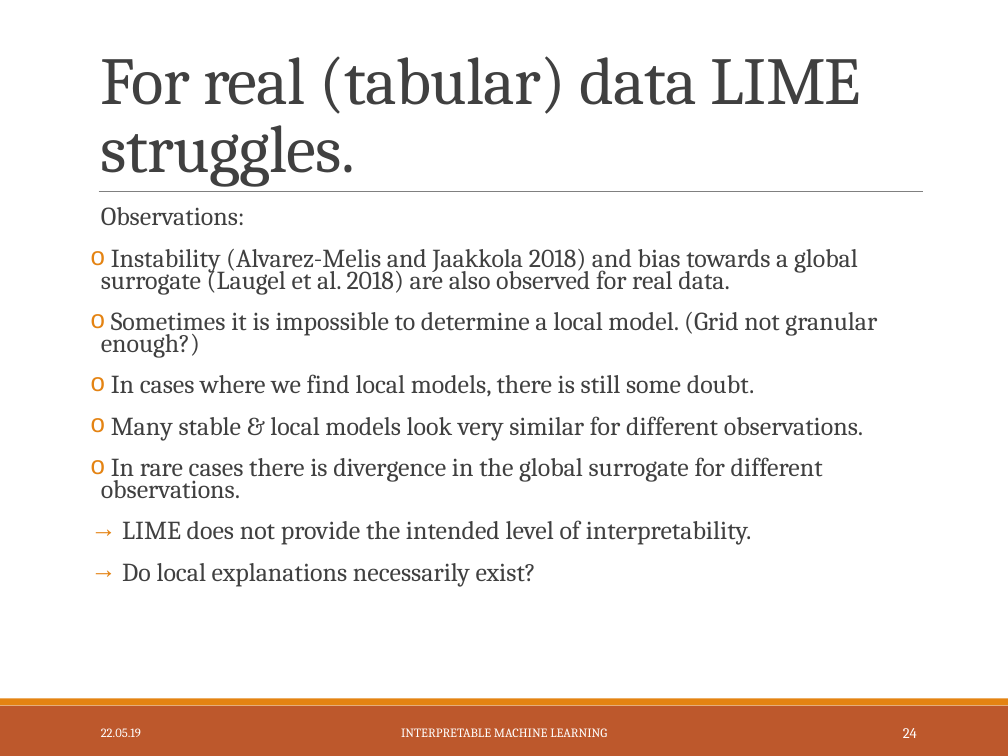
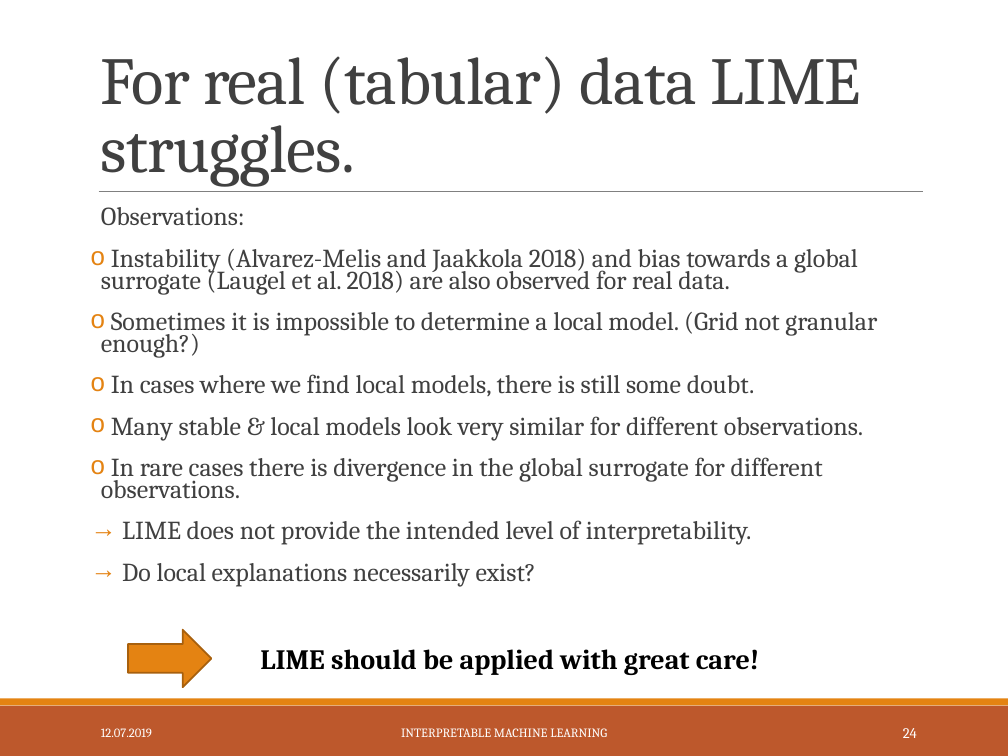
Before and after one commit to slds-lmu/iml_methods_limitations, a slide deck: slide 25 of Slides/LIME-neighbourhood.pptx. Drawn at 1008x756 pixels with LibreOffice and Linux fonts; fonts in the diff are those of the drawing. Boxes give left, top, right and bottom in pixels: in the first picture for what was removed or moved away, otherwise in the second. Text is boxed around its words. In the diff, an @@ line names an element or a change of style, - is before the commit and + after.

```diff
--- a/Slides/LIME-neighbourhood.pptx
+++ b/Slides/LIME-neighbourhood.pptx
@@ right arrow added at <box>128,630,212,687</box>, fill #E48312, outline #A9610D 1.25 pt @@
@@ text added at <box>260,649,759,675</box>, 20 pt, text #000000, bold @@
+LIME should be applied with great care!
@@ text at <box>101,728,152,737</box>: text changed @@
-22.05.19
+12.07.2019
```
Also in this commit, not shown: 35 other slides changed.
